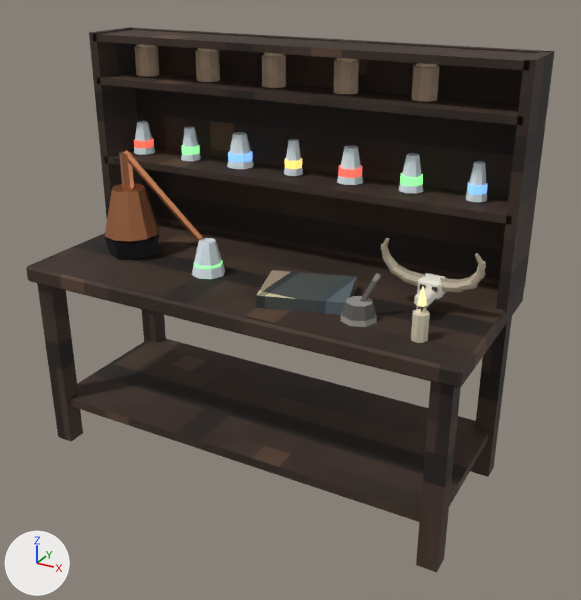
Two versions of the Blender file blender/alchemy_table.blend, one commit apart.
Camera for both pictures: a 50 mm camera at (2.06, -2.64, 2.09) aimed at (0.61, 0.0, 0.77). Lighting does not change. The marker at lower left points along +X, +Y and +Z. The first picture is the older version.

In view in the first picture: 'body', 'lamp_on'.
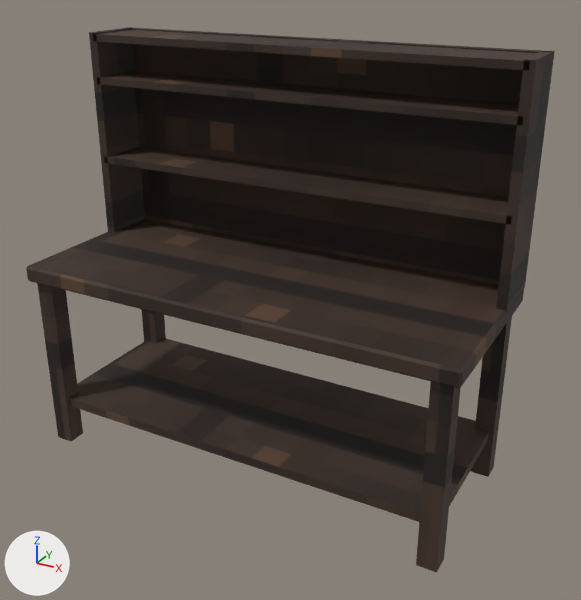
What differs and where, as boxes [x1, y1, x2, y2] in the pictures (581 x 600 px):
'lamp_on', deleted (mostly hidden)
    before: [417, 287, 427, 307]
part 1 of me_body_mesh, deleted
    before: [104, 44, 488, 343]

The change in detail:
me_body_mesh is used by ob_body; location (0.0, 0.0, 0.0).
me_body_mesh had 904 vertices, 618 faces and spanned x -0.45..1.45, y -0.4..0.4, z 0.0..1.75.
me_body_mesh now has 112 vertices, 92 faces and spans x -0.45..1.45, y -0.4..0.4, z 0.0..1.75.
me_body_mesh part 1: 53 loose pieces with 792 vertices, spanning x -0.35..1.4, y -0.29..0.32, z 0.85..1.71, are deleted.
me_body_mesh no longer uses material mat_e_ice (white #eaf7fc).
me_body_mesh no longer uses material mat_c_glow_red (red #f36150, glowing red #f36150).
me_body_mesh no longer uses material mat_c_glow_green (green #89f395, glowing green #89f395).
me_body_mesh no longer uses material mat_c_glow_blue (blue #7cb3ff, glowing blue #7cb3ff).
me_body_mesh no longer uses material mat_c_glow_amber (yellow #ffd36c, glowing yellow #ffd36c).
me_body_mesh no longer uses material mat_e_ceramic (picture img_m_e_ceramic_png).
me_body_mesh no longer uses material mat_e_cork (beige #e5ceaa).
me_body_mesh no longer uses material mat_e_bone (white #f1ecdf).
me_body_mesh no longer uses material mat_c_wick (dark grey #383030).
me_body_mesh no longer uses material mat_c_horn (picture img_m_c_horn_png).
me_body_mesh no longer uses material mat_e_iron (picture img_m_e_iron_png).
me_body_mesh no longer uses material mat_c_copper (orange #c48159).
me_body_mesh no longer uses material mat_e_books (picture img_m_e_books_png).
me_body_mesh no longer uses material mat_c_ashlar (picture img_m_c_ashlar_png).
me_body_mesh no longer uses material mat_c_wax (picture img_m_c_wax_png).
Object 'lamp_on' (ob_lamp_on) is deleted.
